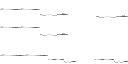
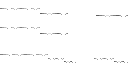
Two versions of the same layered image (128px x 64px). Layer-by-layer changes:
showed "raiser", painted on it over left=0, top=8, right=128, bottom=63
hid "wild" over left=0, top=8, right=128, bottom=63
